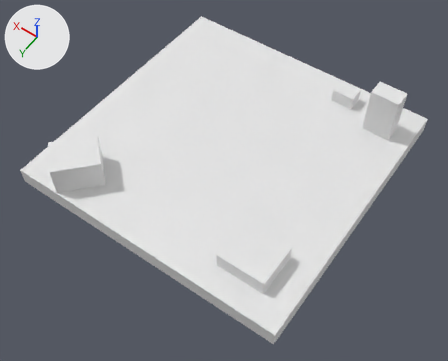
The Blender file assets/scene.blend, before and after one commit.
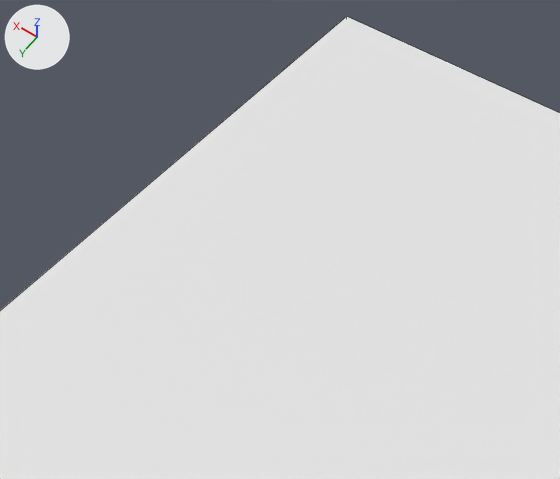
There are two pictures of each version: one whole from a 50 mm lens placed at (-26.4, 38.3, 52.7), pointed at (-1.8, 3.8, -1.4), one close up on the part from 27% to 56% of the width and 3% to 35% of the height. The lights are fixed; the arrows at upper left show +X, +Y and +Z. The close-ups show mesh edges as thin lines.

The older version as bpy lines, for what is in view:
```python
me_cube_001 = bpy.data.meshes.new('Cube.001')
me_cube_001.from_pydata(...)  # 40 vertices, 30 faces; spans x -16.5..16.5, y -16.5..16.5, z -1.0..6.7
ob_cube = bpy.data.objects.new('Cube', me_cube_001)
ob_cube.location = (0.0, 0.0, -1.0)
```
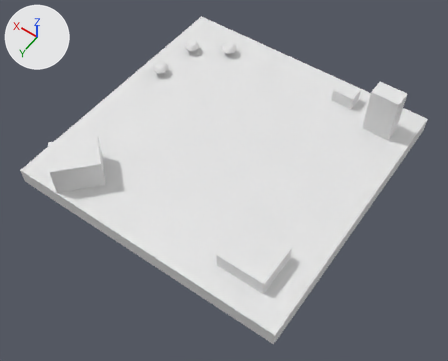
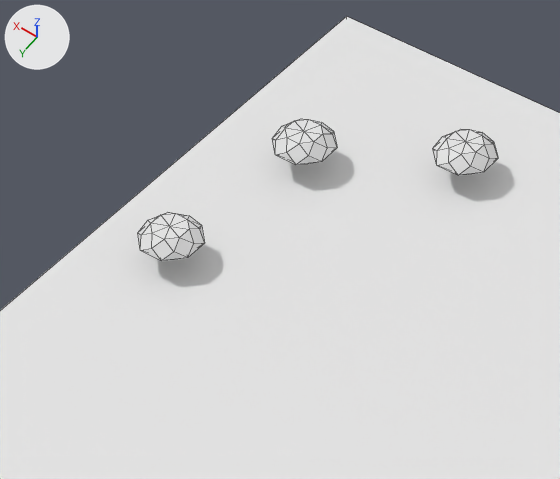
Edits to the bpy script that builds the scene:
```text
Add me_gem:
    me_gem.from_pydata(...)  # 34 vertices, 48 faces; spans x -0.92..0.92, y -0.92..0.92, z -0.71..0.44
Add ob_gem_gem_002:
    ob_gem_gem_002 = bpy.data.objects.new('GEM_Gem.002', me_gem)
    ob_gem_gem_002.location = (9.0, -12.42, 0.85)
Add ob_gem_gem_001:
    ob_gem_gem_001 = bpy.data.objects.new('GEM_Gem.001', me_gem)
    ob_gem_gem_001.location = (13.17, -10.02, 0.85)
Add ob_gem_gem:
    ob_gem_gem = bpy.data.objects.new('GEM_Gem', me_gem)
    ob_gem_gem.location = (13.76, -4.46, 0.85)
```

What differs and where, as boxes (x1, y1, x2, y2) in the close-ups (560 x 479 px):
'GEM_Gem', added: after (138, 213, 204, 261)
'GEM_Gem.002', added: after (433, 129, 498, 175)
'GEM_Gem.001', added: after (272, 119, 337, 165)
